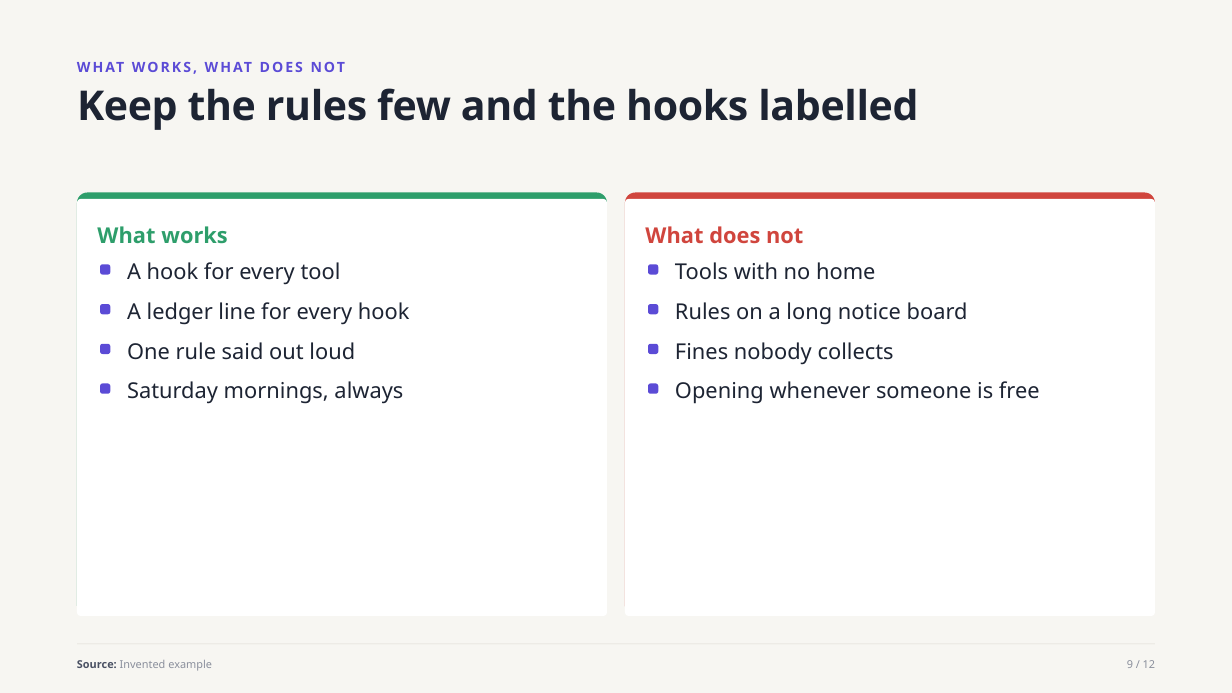
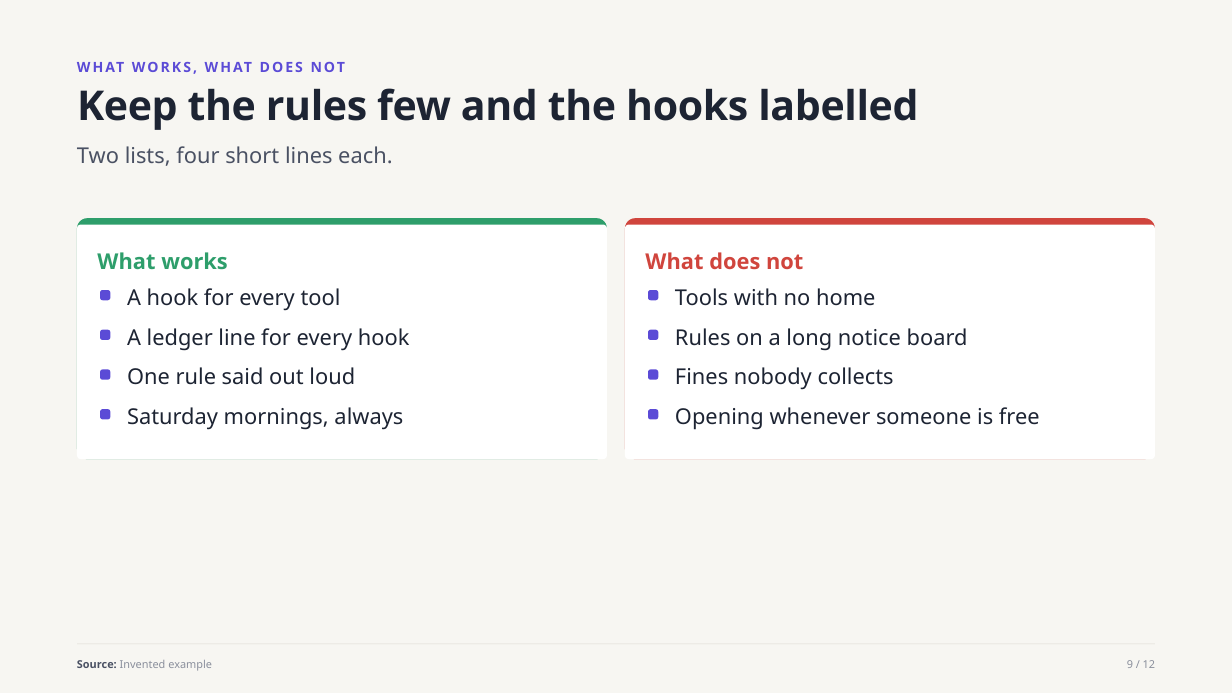
Before and after one commit to witt3rd/publishing, a slide deck: slide 9 of docs/samples/house-style-explainer-v1.pptx. Drawn at 1232x693 pixels with LibreOffice and Linux fonts; fonts in the diff are those of the drawing. Boxes give left, top, right and bottom in pixels: in the first picture for what was removed or moved away, otherwise in the second. Text is boxed around its words. In the diff, an @@ line names an element or a change of style, - is before the commit and + after.

Commit message:
Explainer parity: side-by-side grid recipe; v0.16.0 (#46, slice 4) (#54)
* Explainer cover: title fits one line or wraps balanced, 40px gap to the subtitle (#46)

* Explainer cards, story and two-column panels are compact, not stretched to fill (#46)

* Explainer: section title gap, source label contrast, sub lines, six-card sample (#46)

* Parity grid recipe and tool; v0.16.0 (#46)

* Bump pins to 0.16.0 (report.toml, config docs, Dockerfiles, examples); rebuild sample (#46)

```diff
--- a/docs/samples/house-style-explainer-v1.pptx
+++ b/docs/samples/house-style-explainer-v1.pptx
@@ text added at bbox=[77, 146, 392, 166], 17 pt, text #4A5163 @@
+Two lists, four short lines each.
@@ rounded rectangle: place and size @@
-rounded rectangle at bbox=[77, 192, 607, 616]
+rounded rectangle at bbox=[77, 218, 607, 459]
@@ rounded rectangle: place and size @@
-rounded rectangle at bbox=[77, 199, 607, 616]
+rounded rectangle at bbox=[77, 225, 607, 459]
@@ proportions changed in 4 elements at bbox=[77, 218, 607, 459], bbox=[625, 218, 1155, 459], bbox=[77, 225, 607, 459], bbox=[625, 225, 1155, 459] @@
@@ rounded rectangle: place and size @@
-rounded rectangle at bbox=[625, 192, 1155, 616]
+rounded rectangle at bbox=[625, 218, 1155, 459]
@@ rounded rectangle: place and size @@
-rounded rectangle at bbox=[625, 199, 1155, 616]
+rounded rectangle at bbox=[625, 225, 1155, 459]
@@ 10 texts: place and size @@
-10 texts at bbox=[97, 226, 1040, 404]
+10 texts at bbox=[97, 252, 1040, 430]
@@ 6 rounded rectangles: place and size @@
-6 rounded rectangles at bbox=[100, 304, 658, 394]
+6 rounded rectangles at bbox=[100, 290, 658, 380]
@@ rounded rectangle: place and size @@
-rounded rectangle at bbox=[100, 264, 110, 274]
+rounded rectangle at bbox=[100, 409, 110, 420]
@@ rounded rectangle: place and size @@
-rounded rectangle at bbox=[648, 264, 658, 274]
+rounded rectangle at bbox=[648, 409, 658, 420]
```
Also in this commit, not shown: 7 other slides changed, 21 other files.
